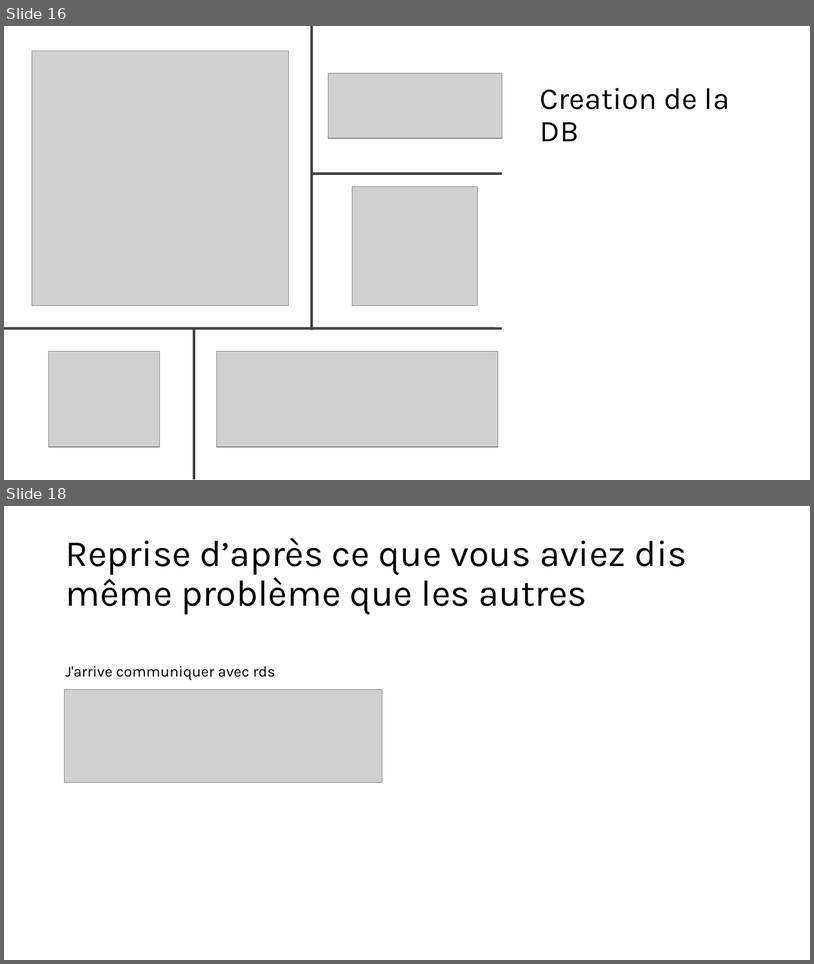
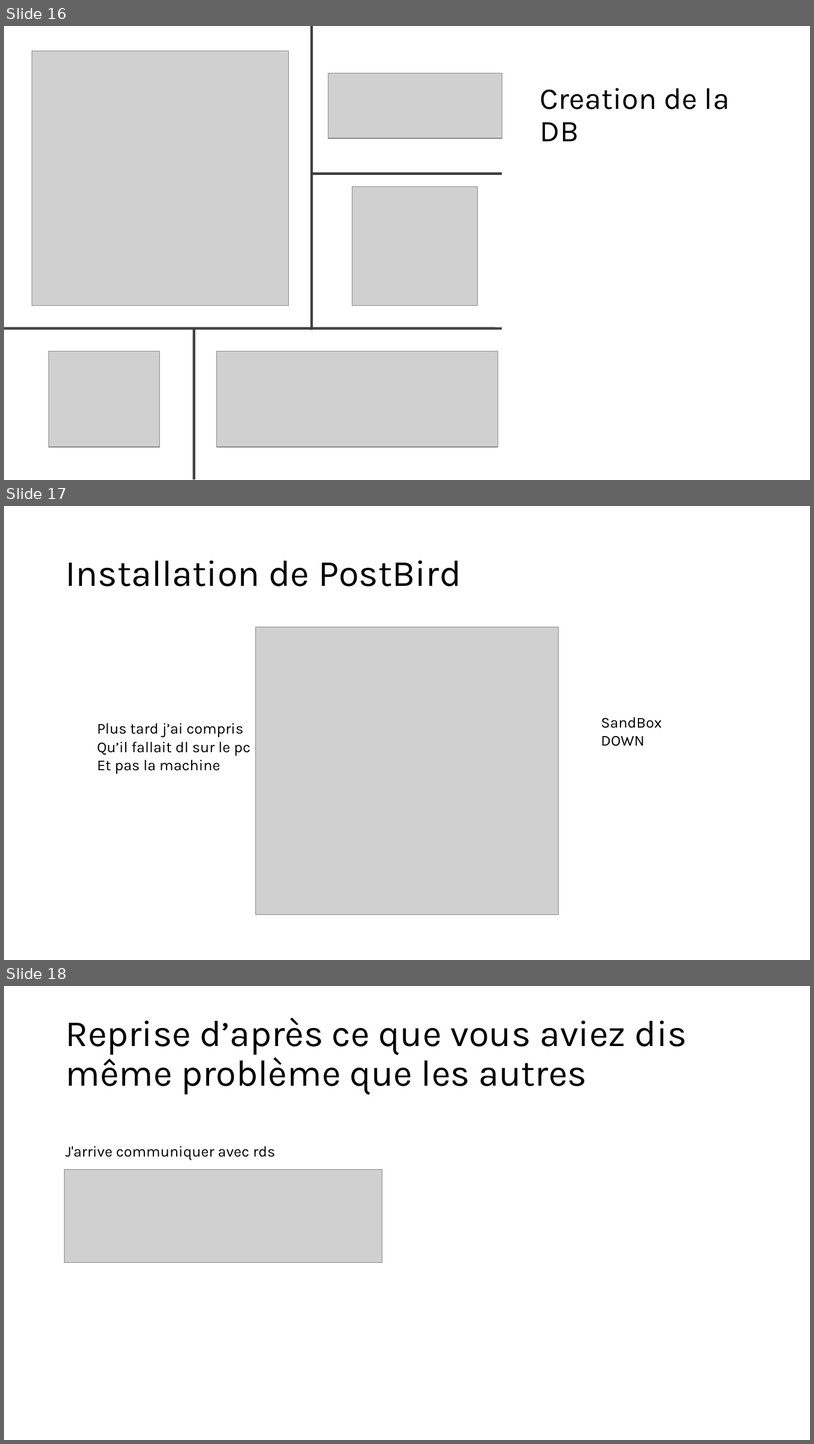
Before and after one commit to Daniel-Da-Cunha-Gomes/CloudProjet, a slide deck: PresentationCloud.odp. Shown one above the other, each under a label of ours: slides 16 and 18 before the commit, slides 16, 17 and 18 after it; the slides between them are not shown. The pictures are 814x964 and 814x1444 pixels, drawn with LibreOffice and Linux fonts; fonts in the diff are those of the drawing; grey boxes stand for pictures. Boxes give left, top, right and bottom in pixels: in the first picture for what was removed or moved away, otherwise in the second. Text is boxed around its words. In the diff, an @@ line names an element or a change of style, - is before the commit and + after.

```diff
--- a/PresentationCloud.odp
+++ b/PresentationCloud.odp
@@ slide 17 added at bbox=[4, 506, 810, 960], background #FFFFFF @@
@@ title added at bbox=[65, 560, 461, 586], 44 pt, text #000000 @@
+Installation de PostBird
@@ picture added at bbox=[255, 627, 558, 915] @@
@@ text added at bbox=[601, 717, 662, 746], 18 pt, text #000000 @@
+SandBox DOWN
@@ text added at bbox=[97, 723, 251, 774], 18 pt, text #000000 @@
+Plus tard j’ai compris
+Qu’il fallait dl sur le pc
+Et pas la machine
```
Also in this commit, not shown: 1 slide changed, 2 other slides added, 3 slides removed.
